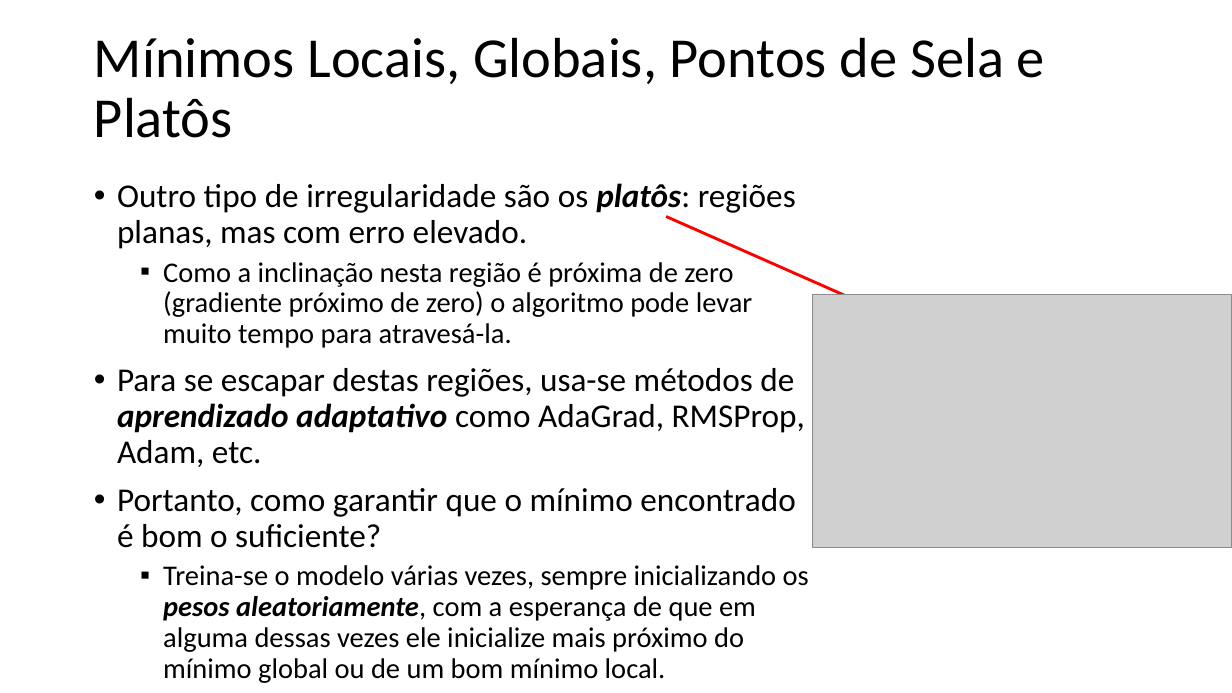
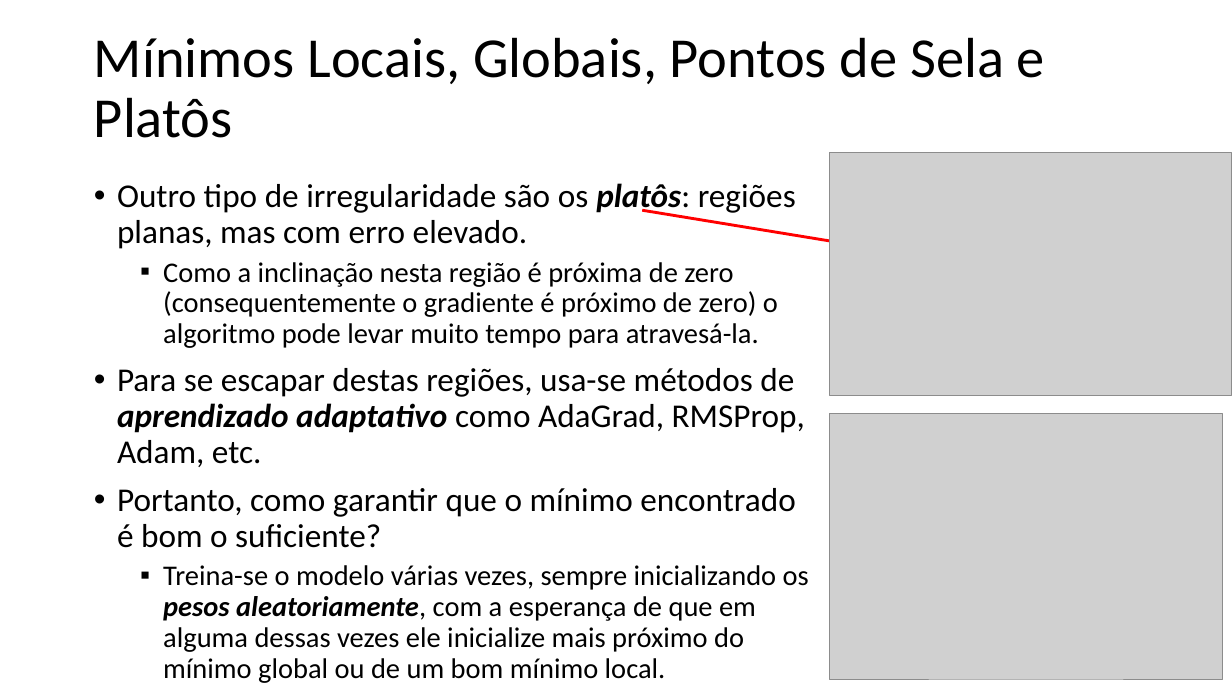
Before and after one commit to zz4fap/t320_aprendizado_de_maquina, a slide deck: slide 9 of slides/T320_Redes_Neurais_Artificiais (Parte III).pptx. Drawn at 1232x693 pixels with LibreOffice and Linux fonts; fonts in the diff are those of the drawing; grey boxes stand for pictures. Boxes give left, top, right and bottom in pixels: in the first picture for what was removed or moved away, otherwise in the second. Text is boxed around its words. In the diff, an @@ line names an element or a change of style, - is before the commit and + after.

```diff
--- a/slides/T320_Redes_Neurais_Artificiais (Parte III).pptx
+++ b/slides/T320_Redes_Neurais_Artificiais (Parte III).pptx
@@ picture: place and size @@
-picture at [812, 295, 1232, 548]
+picture at [830, 152, 1232, 395]
@@ arrow moved from (666, 216) - (1129, 421) to (642, 211) - (1110, 287) @@
@@ text at [163, 262, 778, 348]: text changed @@
-  ▪ Como a inclinação nesta região é próxima de zero (gradiente próximo de zero) o algoritmo pode levar muito tempo para atravesá-la.
+  ▪ Como a inclinação nesta região é próxima de zero (consequentemente o gradiente é próximo de zero) o algoritmo pode levar muito tempo para atravesá-la.
@@ picture added at [830, 414, 1223, 679] @@
```
Also in this commit, not shown: 10 other slides changed, 2 other files.
